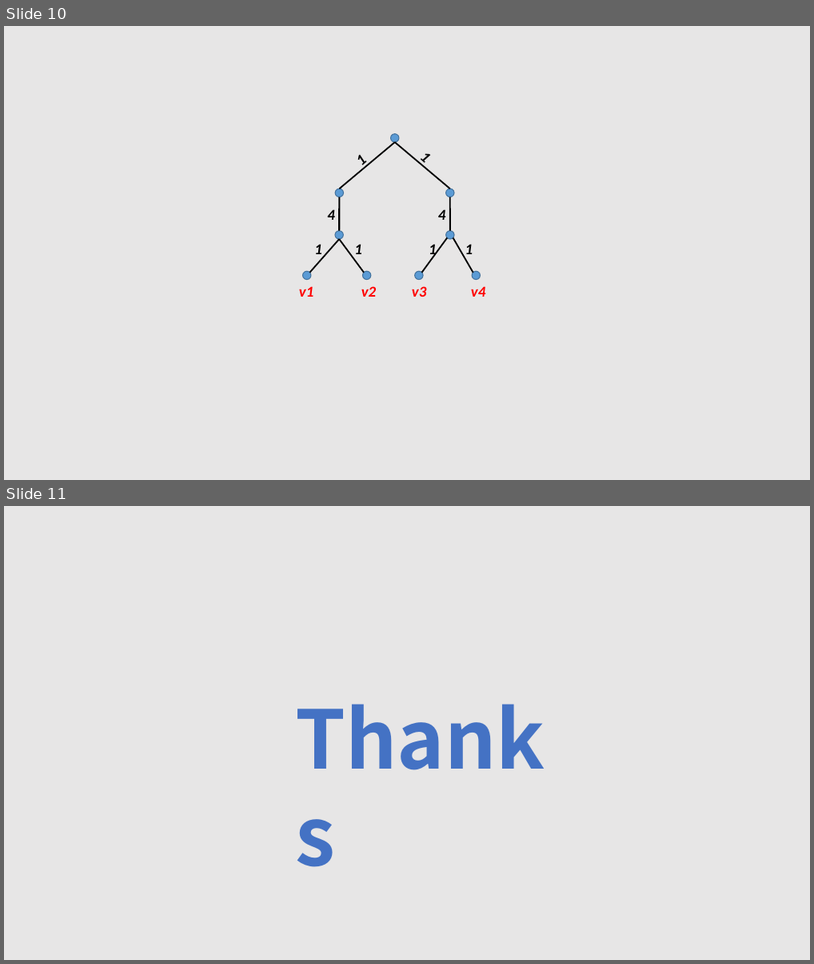
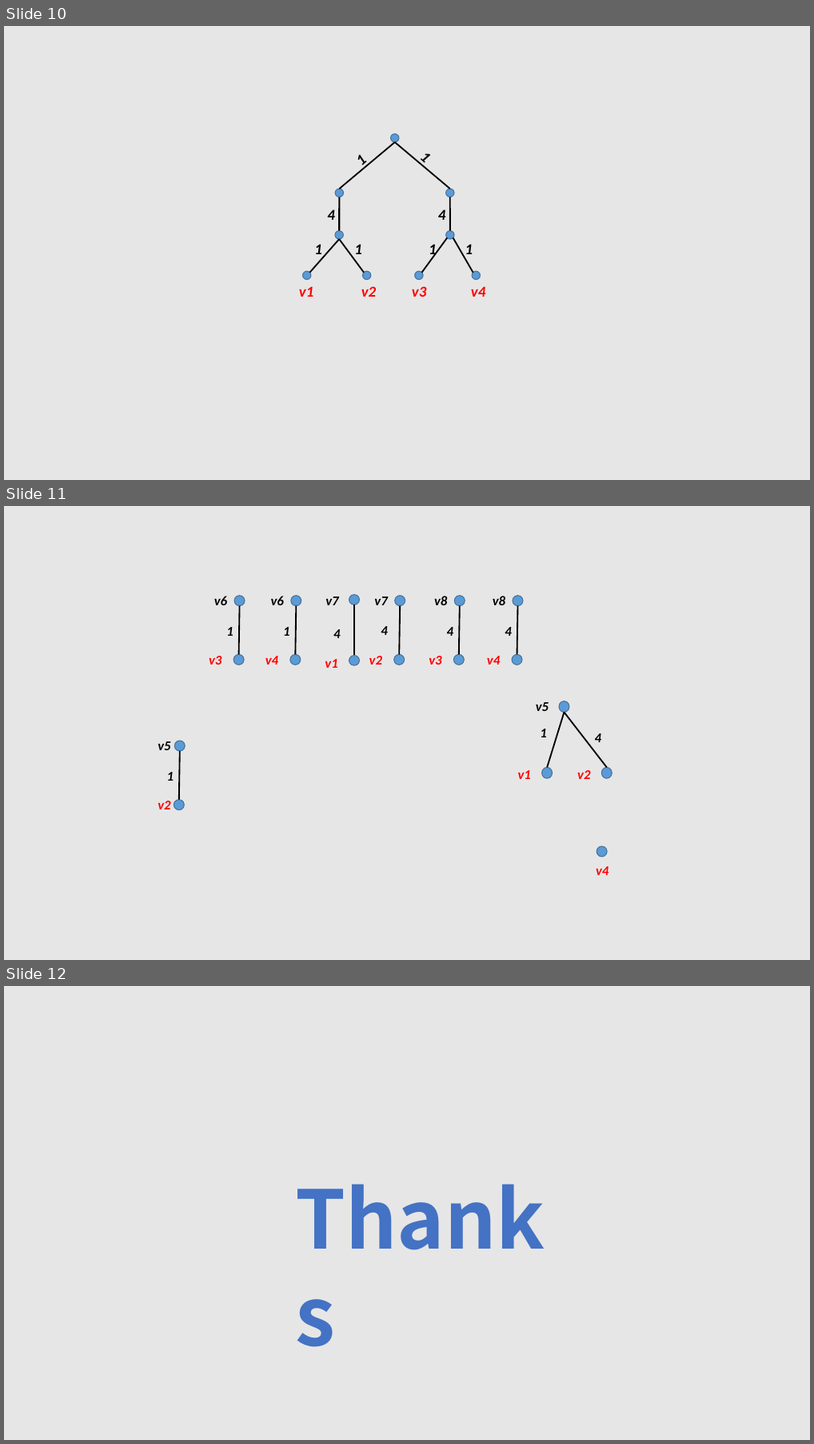
Before and after one commit to tianzhuwei/PPT, a slide deck: Efficient and Progressive GST Search.pptx. Shown one above the other, each under a label of ours: slides 10 and 11 before the commit, slides 10, 11 and 12 after it. The pictures are 814x964 and 814x1444 pixels, drawn with LibreOffice and Linux fonts; fonts in the diff are those of the drawing. Boxes give left, top, right and bottom in pixels: in the first picture for what was removed or moved away, otherwise in the second. Text is boxed around its words. In the diff, an @@ line names an element or a change of style, - is before the commit and + after.

```diff
--- a/Efficient and Progressive GST Search.pptx
+++ b/Efficient and Progressive GST Search.pptx
@@ slide 11 added at [4,506,810,960], background #E7E6E6 @@
@@ group added at [209,596,245,664]: 3 texts, 2 ellipses, 1 line @@
+v3
+v6
+1
@@ group added at [266,596,302,664]: 3 texts, 2 ellipses, 1 line @@
+v4
+v6
+1
@@ group added at [325,594,360,668]: 3 texts, 2 ellipses, 1 line @@
+v1
+v7
+4
@@ group added at [370,596,405,664]: 3 texts, 2 ellipses, 1 line @@
+v2
+v7
+4
@@ group added at [429,596,465,664]: 3 texts, 2 ellipses, 1 line @@
+v3
+v8
+4
@@ group added at [487,596,523,664]: 3 texts, 2 ellipses, 1 line @@
+v4
+v8
+4
@@ group added at [518,700,613,779]: 5 texts, 3 ellipses, 2 lines @@
+v1
+v5
+1
+v2
+4
@@ group added at [158,740,185,810]: 3 texts, 2 ellipses, 1 line @@
+v2
+v5
+1
@@ ellipse added at [597,846,607,856], fill #5B9BD5, outline #43739E 1 pt @@
@@ text added at [596,866,609,875], 16 pt, text #FF0000, bold, italic @@
+v4
@@ what was slide 11 is now slide 12 @@
```
Also in this commit, not shown: 4 slides changed, 1 other slide added, 1 slide removed.
